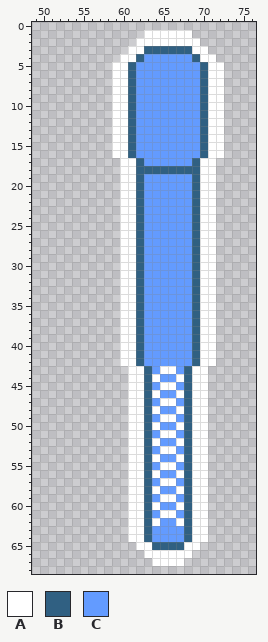
Pixel-art file, stored at sprites/ebrake.aseprite. That is the earlier state.
132x132 pixels, 1 frame. Shown: x 49..76, y 0..68.
Palette (. is transparent): A #ffffff  B #306082  C #639bff
After:
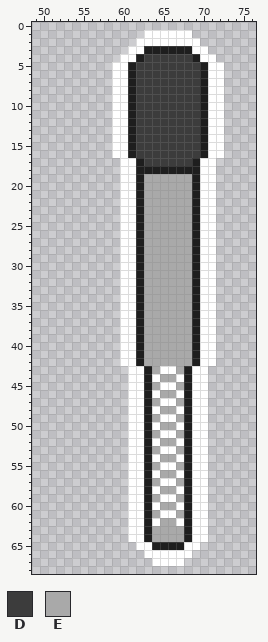
Colours new in this view: D #3c3c3c  E #a9a9a9
Edits made:
@@ palette @@
-B #306082
+B #1e1e1e
@@ x 60..71 @@
  3 .AABBBBBBAA.
- 4 AABCCCCCCBAA
- 5 ABCCCCCCCCBA
- 6 ABCCCCCCCCBA
- 7 ABCCCCCCCCBA
- 8 ABCCCCCCCCBA
- 9 ABCCCCCCCCBA
-10 ABCCCCCCCCBA
-11 ABCCCCCCCCBA
-12 ABCCCCCCCCBA
-13 ABCCCCCCCCBA
-14 ABCCCCCCCCBA
-15 ABCCCCCCCCBA
-16 ABCCCCCCCCBA
-17 AABCCCCCCBAA
+ 4 AABDDDDDDBAA
+ 5 ABDDDDDDDDBA
+ 6 ABDDDDDDDDBA
+ 7 ABDDDDDDDDBA
+ 8 ABDDDDDDDDBA
+ 9 ABDDDDDDDDBA
+10 ABDDDDDDDDBA
+11 ABDDDDDDDDBA
+12 ABDDDDDDDDBA
+13 ABDDDDDDDDBA
+14 ABDDDDDDDDBA
+15 ABDDDDDDDDBA
+16 ABDDDDDDDDBA
+17 AABDDDDDDBAA
 18 AABBBBBBBBAA
-19 AABCCCCCCBAA
-20 AABCCCCCCBAA
-21 AABCCCCCCBAA
-22 AABCCCCCCBAA
-23 AABCCCCCCBAA
-24 AABCCCCCCBAA
-25 AABCCCCCCBAA
-26 AABCCCCCCBAA
-27 AABCCCCCCBAA
-28 AABCCCCCCBAA
-29 AABCCCCCCBAA
-30 AABCCCCCCBAA
-31 AABCCCCCCBAA
-32 AABCCCCCCBAA
-33 AABCCCCCCBAA
-34 AABCCCCCCBAA
-35 AABCCCCCCBAA
-36 AABCCCCCCBAA
-37 AABCCCCCCBAA
-38 AABCCCCCCBAA
-39 AABCCCCCCBAA
-40 AABCCCCCCBAA
-41 AABCCCCCCBAA
-42 AABCCCCCCBAA
-43 .AABCAACBAA.
-44 .AABACCABAA.
-45 .AABCAACBAA.
-46 .AABACCABAA.
-47 .AABCAACBAA.
-48 .AABACCABAA.
-49 .AABCAACBAA.
-50 .AABACCABAA.
-51 .AABCAACBAA.
-52 .AABACCABAA.
-53 .AABCAACBAA.
-54 .AABACCABAA.
-55 .AABCAACBAA.
-56 .AABACCABAA.
-57 .AABCAACBAA.
-58 .AABACCABAA.
-59 .AABCAACBAA.
-60 .AABACCABAA.
-61 .AABCAACBAA.
-62 .AABACCABAA.
-63 .AABCCCCBAA.
-64 .AABCCCCBAA.
+19 AABEEEEEEBAA
+20 AABEEEEEEBAA
+21 AABEEEEEEBAA
+22 AABEEEEEEBAA
+23 AABEEEEEEBAA
+24 AABEEEEEEBAA
+25 AABEEEEEEBAA
+26 AABEEEEEEBAA
+27 AABEEEEEEBAA
+28 AABEEEEEEBAA
+29 AABEEEEEEBAA
+30 AABEEEEEEBAA
+31 AABEEEEEEBAA
+32 AABEEEEEEBAA
+33 AABEEEEEEBAA
+34 AABEEEEEEBAA
+35 AABEEEEEEBAA
+36 AABEEEEEEBAA
+37 AABEEEEEEBAA
+38 AABEEEEEEBAA
+39 AABEEEEEEBAA
+40 AABEEEEEEBAA
+41 AABEEEEEEBAA
+42 AABEEEEEEBAA
+43 .AABEAAEBAA.
+44 .AABAEEABAA.
+45 .AABEAAEBAA.
+46 .AABAEEABAA.
+47 .AABEAAEBAA.
+48 .AABAEEABAA.
+49 .AABEAAEBAA.
+50 .AABAEEABAA.
+51 .AABEAAEBAA.
+52 .AABAEEABAA.
+53 .AABEAAEBAA.
+54 .AABAEEABAA.
+55 .AABEAAEBAA.
+56 .AABAEEABAA.
+57 .AABEAAEBAA.
+58 .AABAEEABAA.
+59 .AABEAAEBAA.
+60 .AABAEEABAA.
+61 .AABEAAEBAA.
+62 .AABAEEABAA.
+63 .AABEEEEBAA.
+64 .AABEEEEBAA.
 65 ..AABBBBAA..
Changed places in both pictures, as pixel boxes (x1, y1, x2, y2):
changed: (128, 46, 208, 550)
